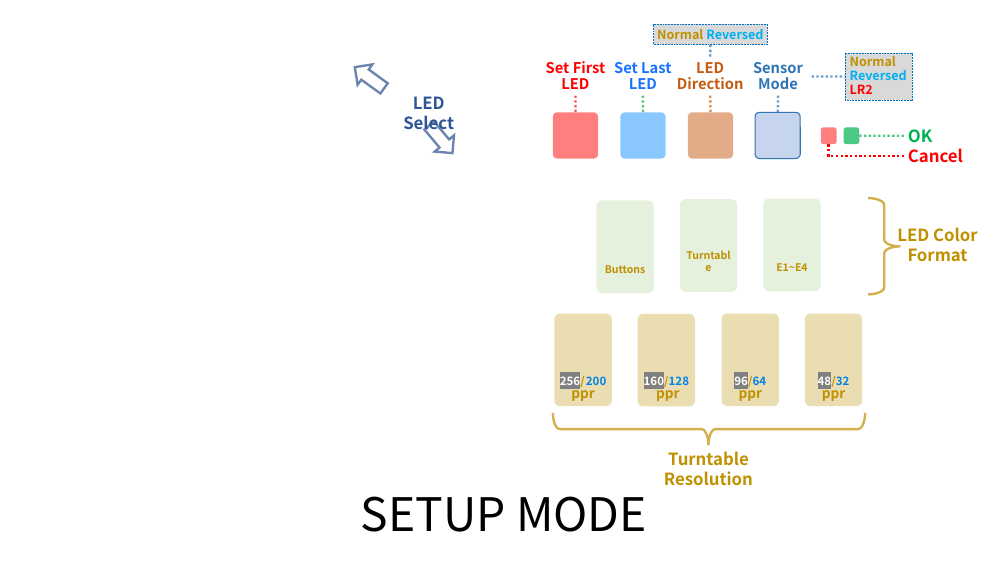
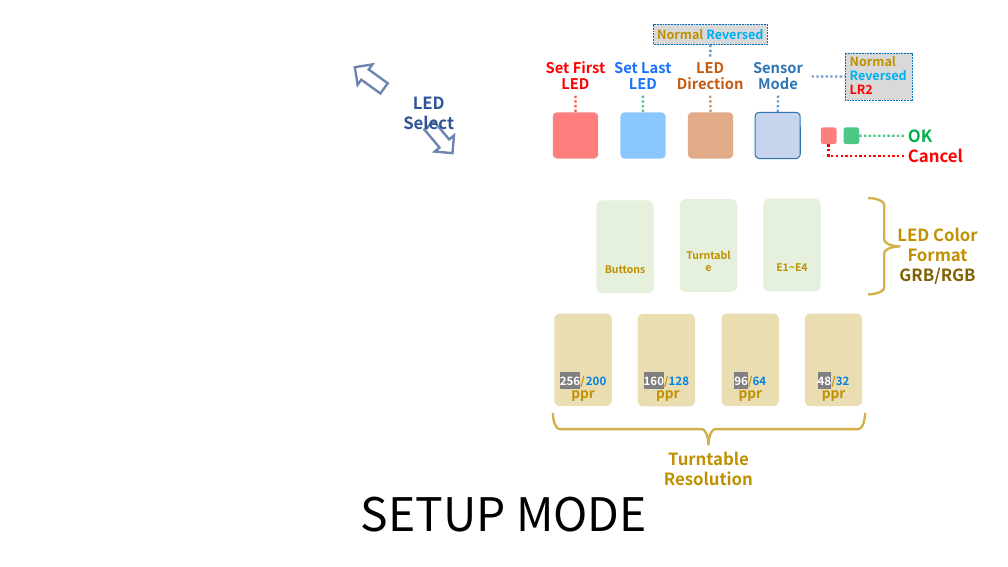
Before and after one commit to whowechina/iidx_pico, a slide deck: slide 5 of doc/IIDX_Pico_Manual.pptx (slide 6 before the commit). Drawn at 1008x567 pixels with LibreOffice and Linux fonts; fonts in the diff are those of the drawing; background and template pictures are left out. Boxes give left, top, right and bottom in pixels: in the first picture for what was removed or moved away, otherwise in the second. Text is boxed around its words. In the diff, an @@ line names an element or a change of style, - is before the commit and + after.

```diff
--- a/doc/IIDX_Pico_Manual.pptx
+++ b/doc/IIDX_Pico_Manual.pptx
@@ text at bbox=[897, 227, 978, 284]: text changed @@
-LED Color
-Format
+LED Color
+Format
+GRB/RGB
```
Also in this commit, not shown: 9 other slides changed, 10 slides added, 1 slide removed.
